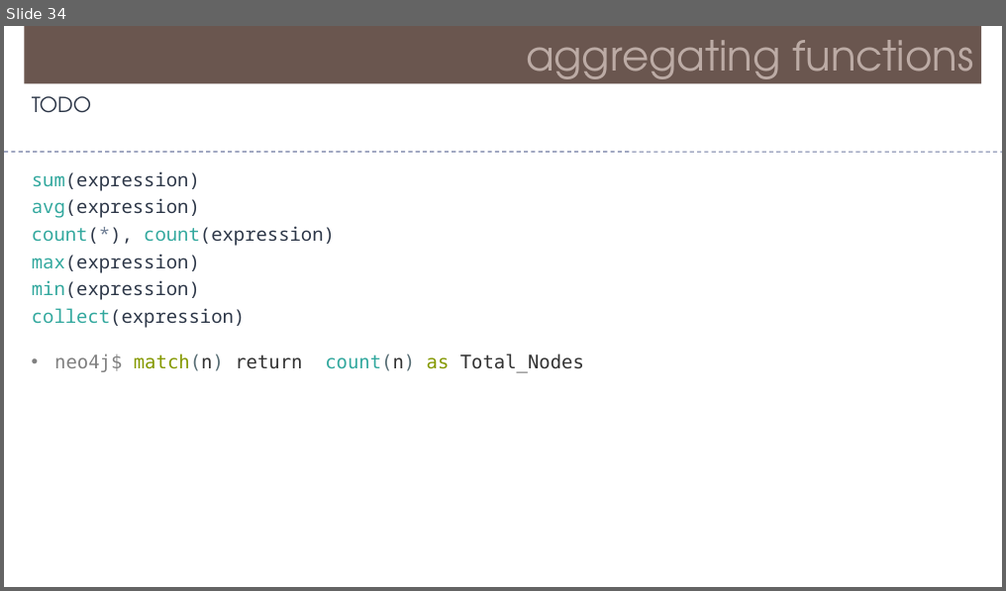
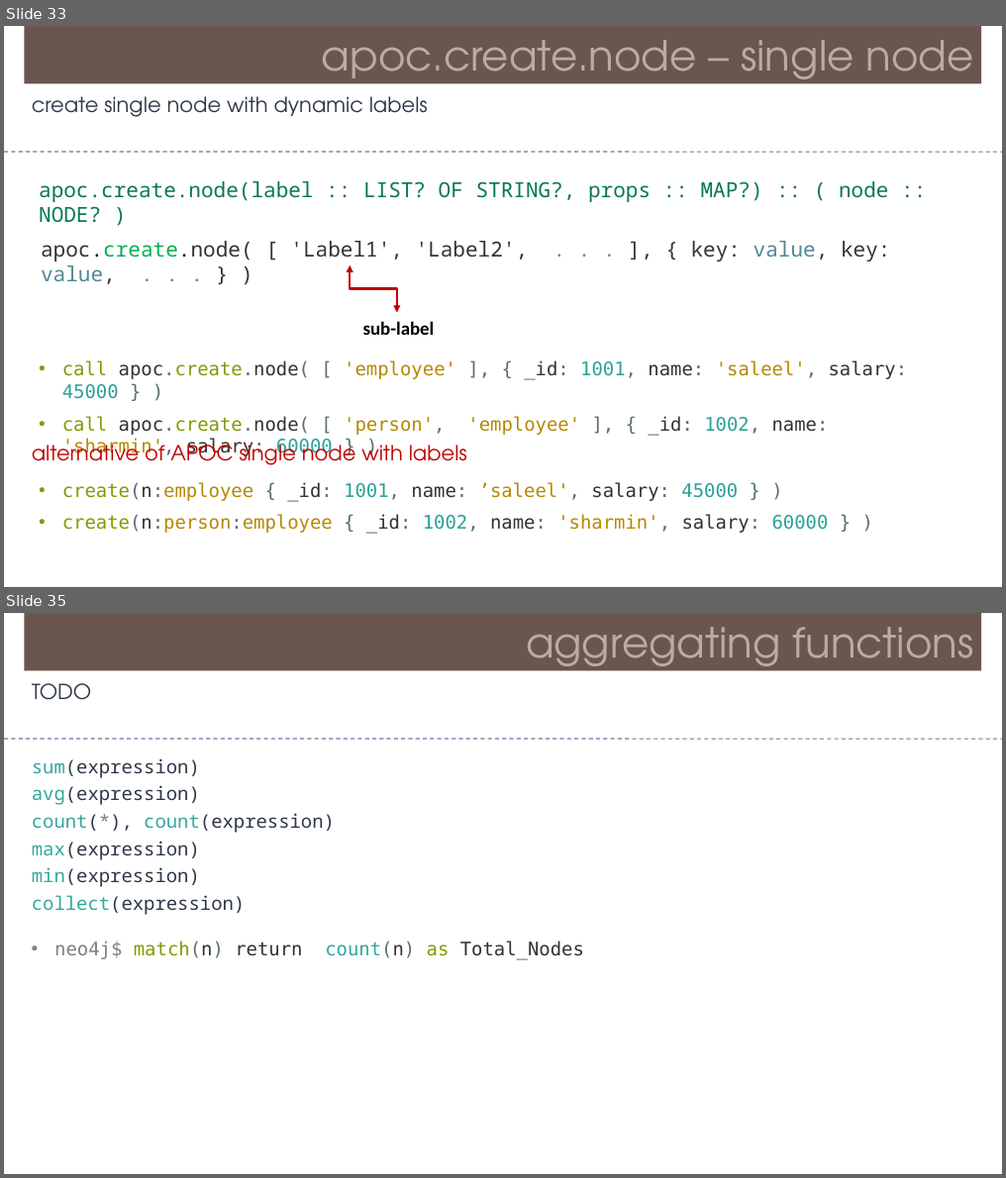
Before and after one commit to Saleel-Bagde/PPT-s, a slide deck: Neo4j.pptx. Shown one above the other, each under a label of ours: slide 34 before the commit, slides 33 and 35 after it; the slides between them are not shown. The pictures are 1006x591 and 1006x1178 pixels, drawn with LibreOffice and Linux fonts; fonts in the diff are those of the drawing. Boxes give left, top, right and bottom in pixels: in the first picture for what was removed or moved away, otherwise in the second. Text is boxed around its words. In the diff, an @@ line names an element or a change of style, - is before the commit and + after.

```diff
--- a/Neo4j.pptx
+++ b/Neo4j.pptx
@@ slide 33 added at (4, 26, 1002, 587), background #FFFFFF @@
@@ rectangle added at (24, 26, 982, 83), fill #6A5650, 40 pt, text #BCABA5 @@
+apoc.create.node – single node
@@ text added at (32, 96, 428, 117), 20 pt, text #2D3748 @@
+create single node with dynamic labels
@@ line added from (4, 152) to (1002, 152), #6E78A0 0.99 pt dashed @@
@@ text added at (39, 181, 888, 202), 20 pt, text #087851 @@
+apoc.create.node(label :: LIST? OF STRING?, props :: MAP?) :: ( node :: NODE? )
@@ text added at (41, 241, 890, 262), 20 pt, text #333333 @@
+apoc.create.node( [ 'Label1', 'Label2', . . . ], { key: value, key: value, . . . } )
@@ elbow double arrow added from (350, 266) to (397, 313), #C00000 2.25 pt @@
@@ text added at (363, 321, 435, 335), 18 pt, text #000000, bold @@
+sub-label
@@ text added at (62, 361, 908, 458), 18 pt, text #B58900 @@
+• call apoc.create.node( [ 'employee' ], { _id: 1001, name: 'saleel', salary: 45000 } )
+• call apoc.create.node( [ 'person', 'employee' ], { _id: 1002, name: 'sharmin', salary: 60000 } )
@@ text added at (32, 439, 467, 466), 20 pt, text #C00000 @@
+alternative of APOC single node with labels
@@ text added at (62, 482, 829, 534), 18 pt, text #B58900 @@
+• create(n:employee { _id: 1001, name: ’saleel', salary: 45000 } )
+• create(n:person:employee { _id: 1002, name: 'sharmin', salary: 60000 } )
@@ what was slide 34 is now slide 35 @@
```
Also in this commit, not shown: 2 slides changed, 1 other slide added, 1 slide removed, 1 other file.
